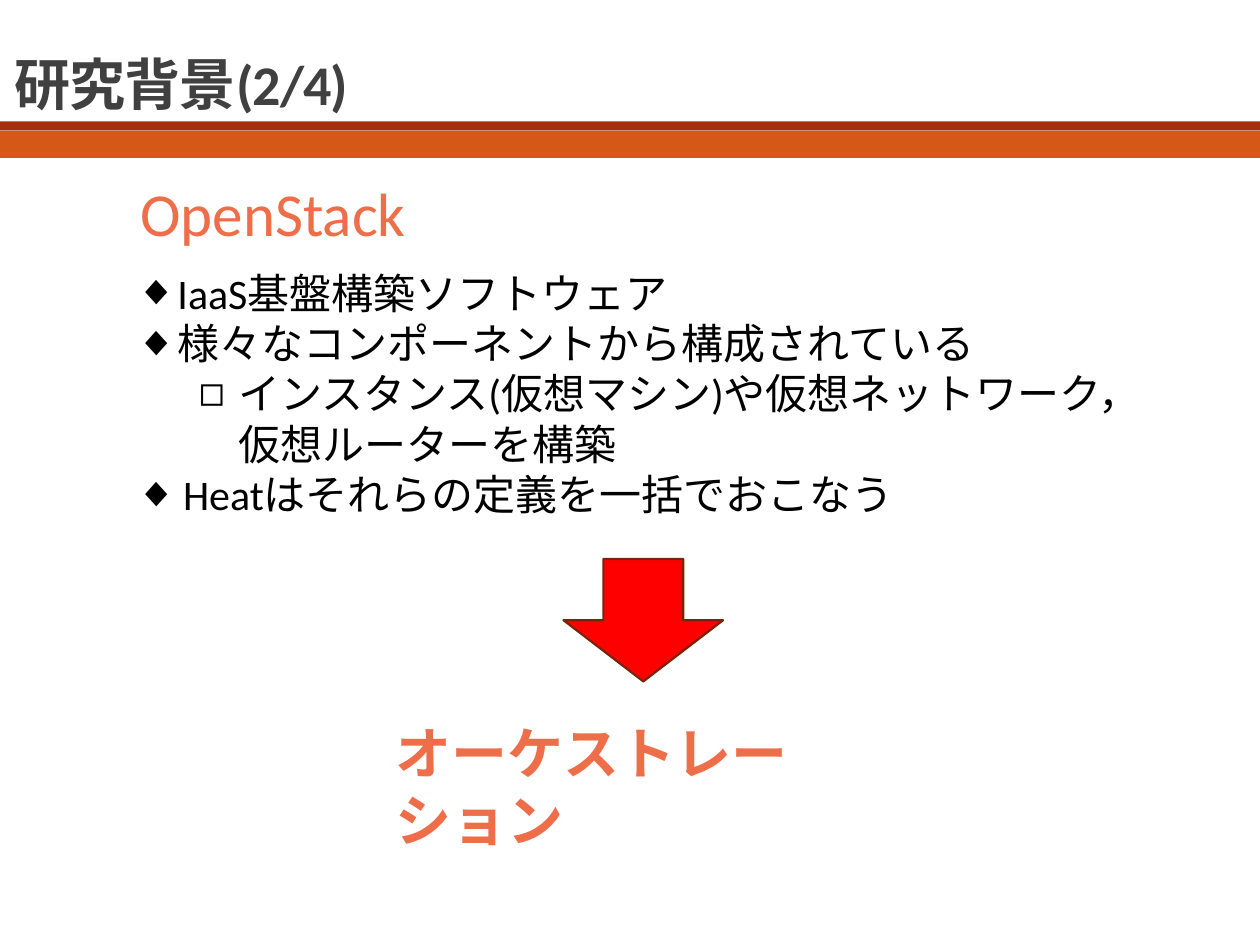
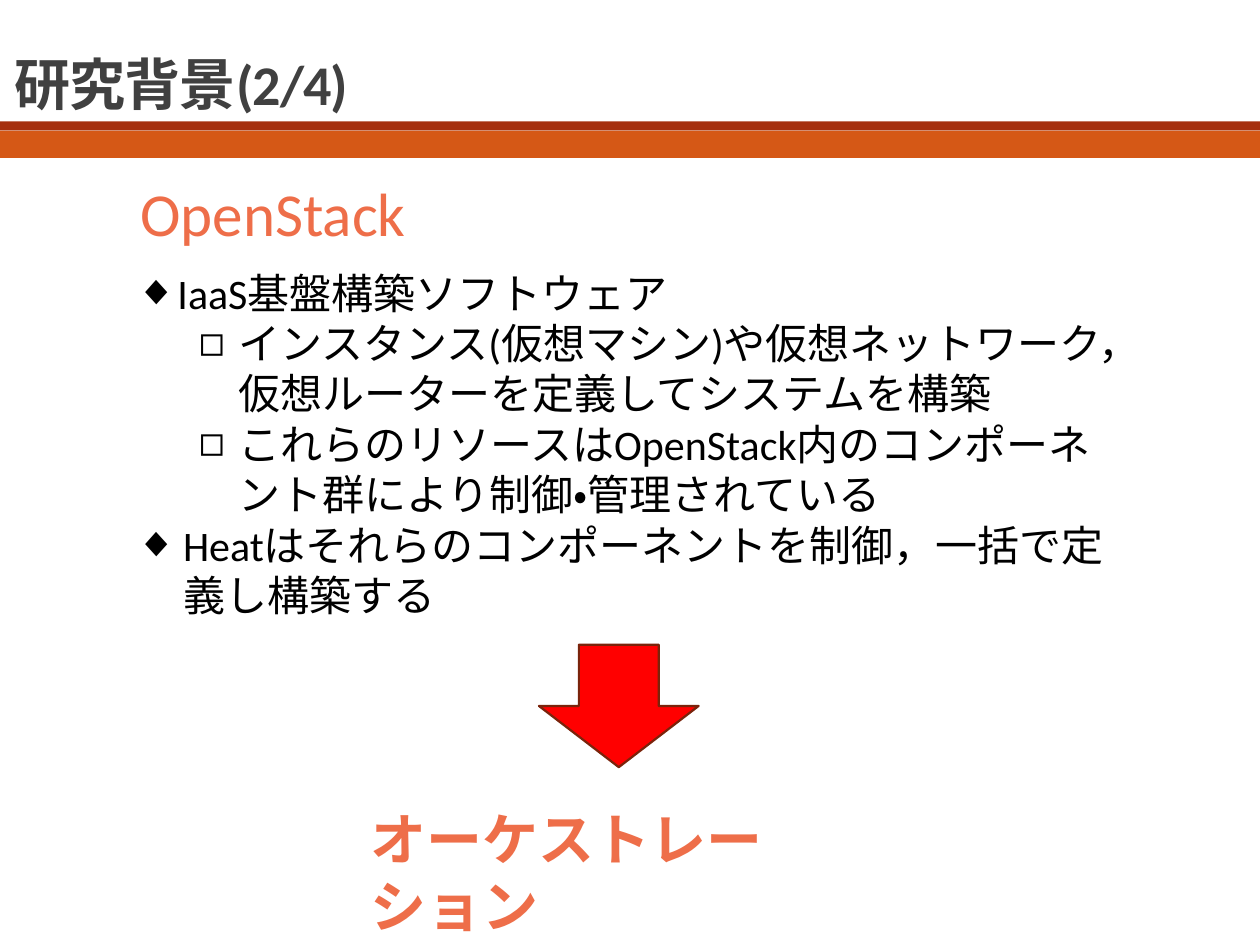
Before and after one commit to bokuhide/GUIToolCreate, a slide deck: slide 3 of 卒業論文本体/発表用スライド_川口.pptx. Drawn at 1260x945 pixels with LibreOffice and Linux fonts; fonts in the diff are those of the drawing. Boxes give left, top, right and bottom in pixels: in the first picture for what was removed or moved away, otherwise in the second. Text is boxed around its words. In the diff, an @@ line names an element or a change of style, - is before the commit and + after.

```diff
--- a/卒業論文本体/発表用スライド_川口.pptx
+++ b/卒業論文本体/発表用スライド_川口.pptx
@@ text at <box>183,323,1140,615</box>: text changed @@
-◆ 様々なコンポーネントから構成されている
-  ◻ インスタンス(仮想マシン)や仮想ネットワーク，仮想ルーターを構築
-◆ Heatはそれらの定義を一括でおこなう
+  ◻ インスタンス(仮想マシン)や仮想ネットワーク，仮想ルーターを定義してシステムを構築
+  ◻ これらのリソースはOpenStack内のコンポーネント群により制御・管理されている
+◆ Heatはそれらのコンポーネントを制御，一括で定義し構築する
@@ down arrow: place and size @@
-down arrow at <box>563,559,723,682</box>
+down arrow at <box>539,645,699,767</box>
@@ text "オーケストレーション": place and size @@
-text "オーケストレーション" at <box>395,728,787,845</box>
+text "オーケストレーション" at <box>371,814,763,931</box>
```
Also in this commit, not shown: 7 other slides changed, 1 slide added, 4 other files.
